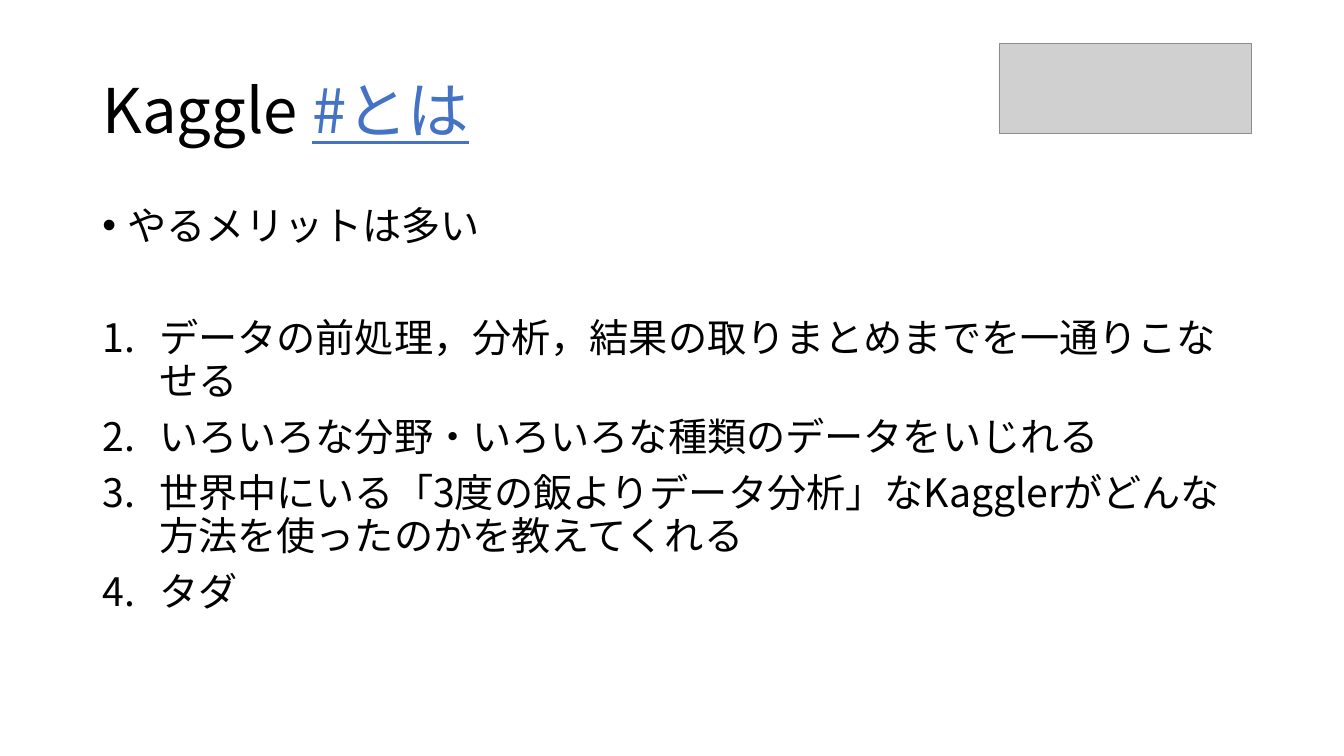
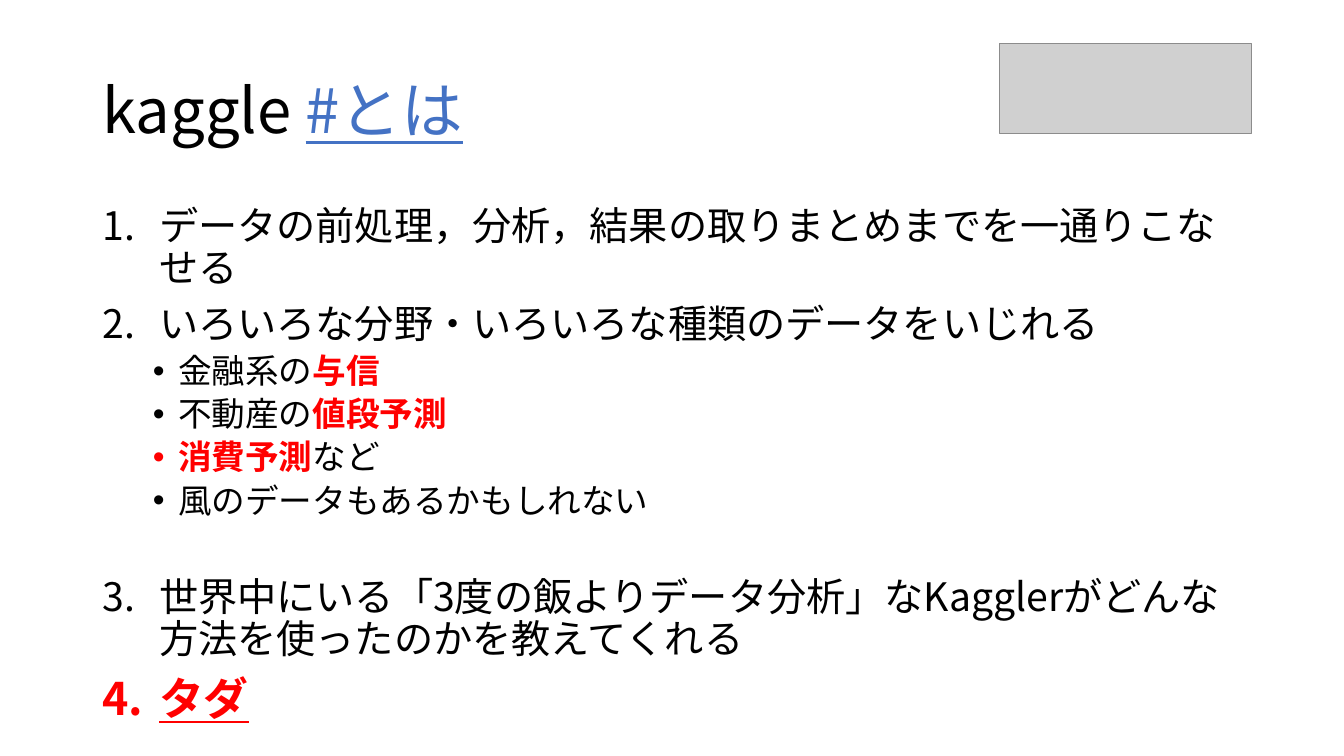
Before and after one commit to 8-u8/Kaggle, a slide deck: slide 6 of Santander/output/caretパッケージを使ったXGBoostのformula型.pptx (slide 7 before the commit). Drawn at 1344x756 pixels with LibreOffice and Linux fonts; fonts in the diff are those of the drawing; grey boxes stand for pictures. Boxes give left, top, right and bottom in pixels: in the first picture for what was removed or moved away, otherwise in the second. Text is boxed around its words. In the diff, an @@ line names an element or a change of style, - is before the commit and + after.

```diff
--- a/Santander/output/caretパッケージを使ったXGBoostのformula型.pptx
+++ b/Santander/output/caretパッケージを使ったXGBoostのformula型.pptx
@@ title at bbox=[102, 84, 463, 149]: text changed @@
-Kaggle #とは
+kaggle #とは
@@ text at bbox=[128, 207, 480, 243]: paragraph removed @@
-• やるメリットは多い
@@ text at bbox=[178, 354, 648, 516]: paragraphs added @@
+  • 金融系の与信
+  • 不動産の値段予測
+  • 消費予測など
+  • 風のデータもあるかもしれない
@@ text at bbox=[159, 676, 249, 723]: size 28 to 32 pt, text colour #000000 to #FF0000, bold on, underline on in "タダ" @@
```
Also in this commit, not shown: 22 other slides changed, 1 other file.
